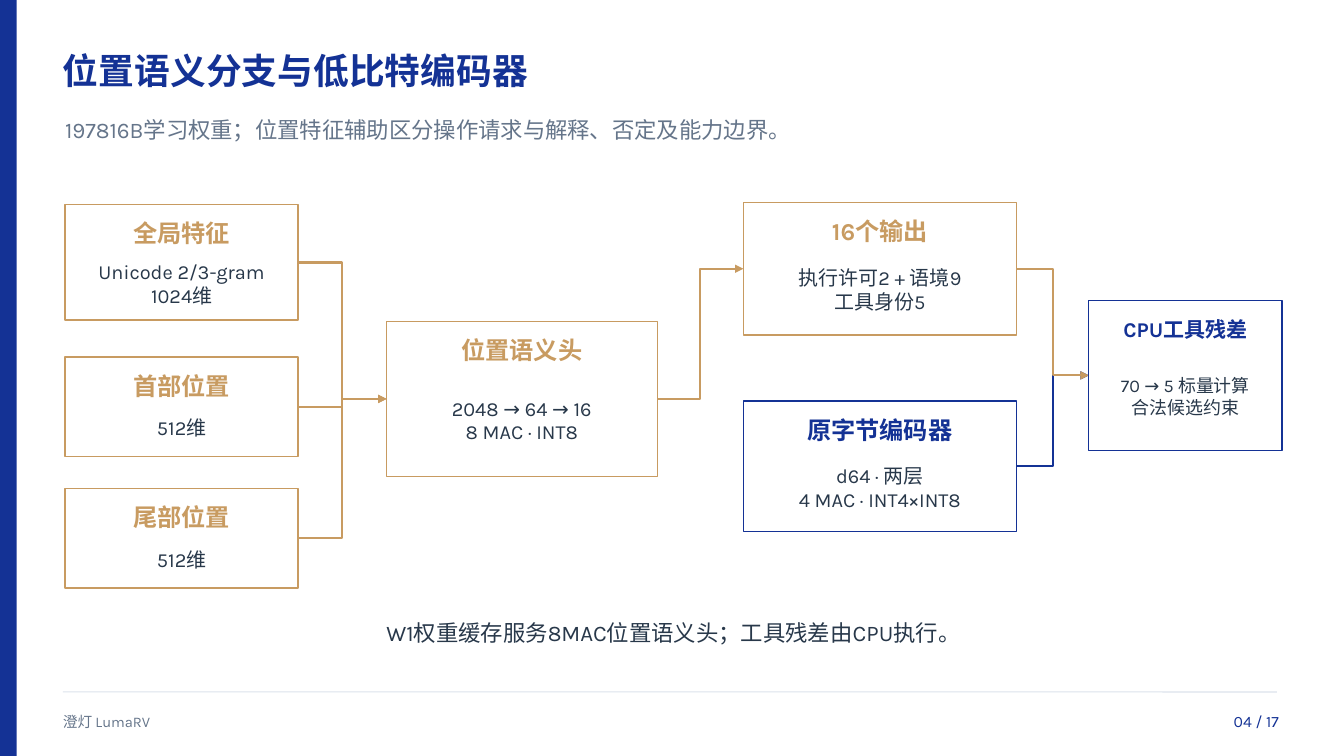
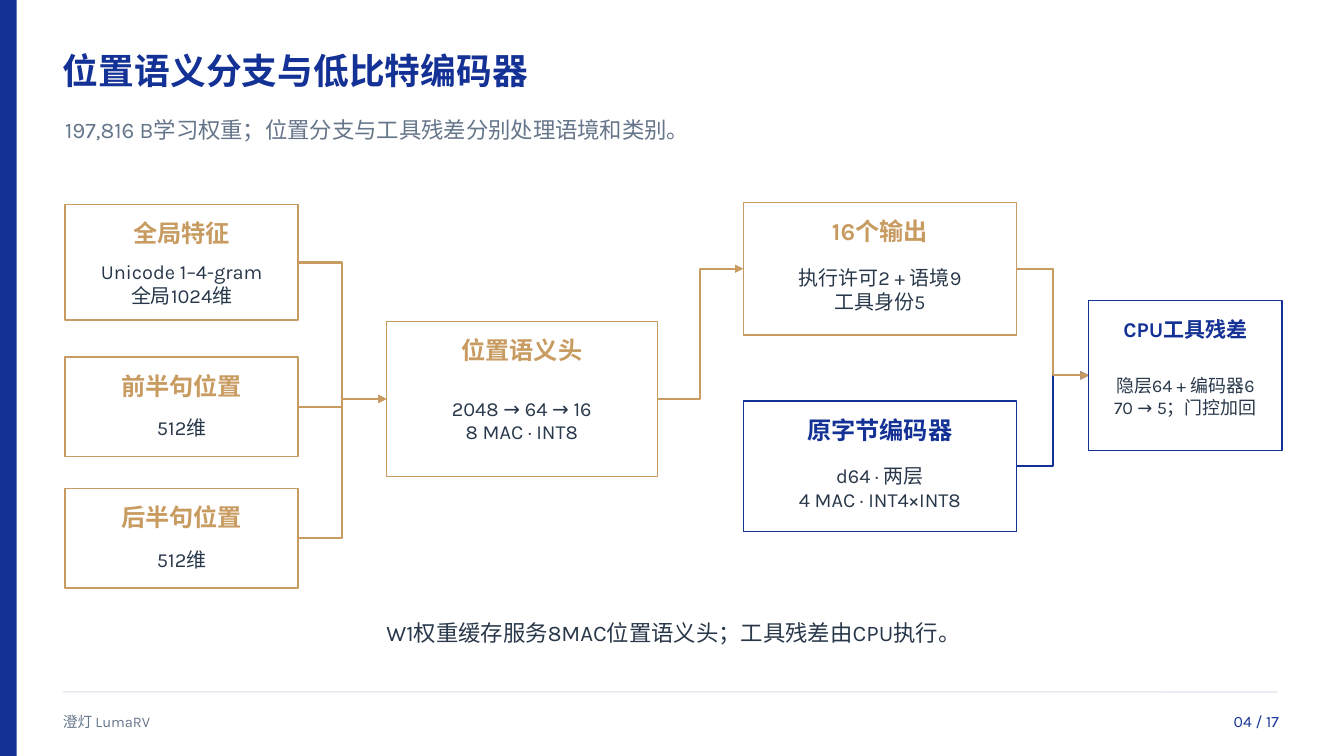
Before and after one commit to luffy1688/FPGA-RISC-CPU, a slide deck: slide 4 of docs/LumaRV_答辩演示.pptx. Drawn at 1344x756 pixels with LibreOffice and Linux fonts; fonts in the diff are those of the drawing. Boxes give left, top, right and bottom in pixels: in the first picture for what was removed or moved away, otherwise in the second. Text is boxed around its words. In the diff, an @@ line names an element or a change of style, - is before the commit and + after.

```diff
--- a/docs/LumaRV_答辩演示.pptx
+++ b/docs/LumaRV_答辩演示.pptx
@@ text at box(65, 119, 690, 141): text changed @@
-197816B学习权重；位置特征辅助区分操作请求与解释、否定及能力边界。
+197,816 B学习权重；位置分支与工具残差分别处理语境和类别。
@@ text at box(101, 265, 262, 305): text changed @@
-Unicode 2/3-gram
-1024维
+Unicode 1–4-gram
+全局1024维
@@ text at box(121, 374, 242, 397): text changed @@
-首部位置
+前半句位置
@@ text at box(1114, 377, 1257, 417): text changed @@
-70 → 5 标量计算
-合法候选约束
+隐层64 + 编码器6
+70 → 5；门控加回
@@ text at box(121, 505, 242, 528): text changed @@
-尾部位置
+后半句位置
```
Also in this commit, not shown: 9 other slides changed, 24 other files.
